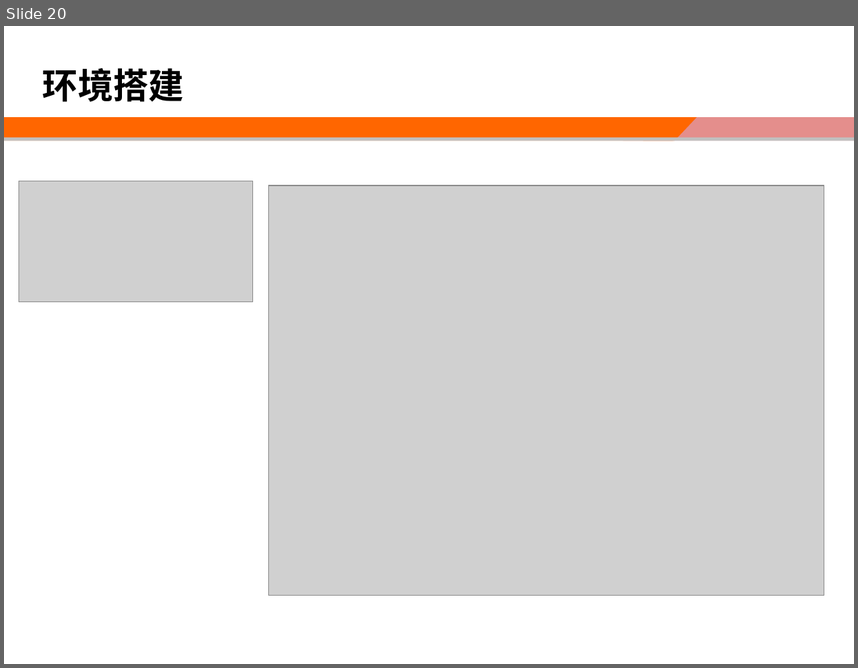
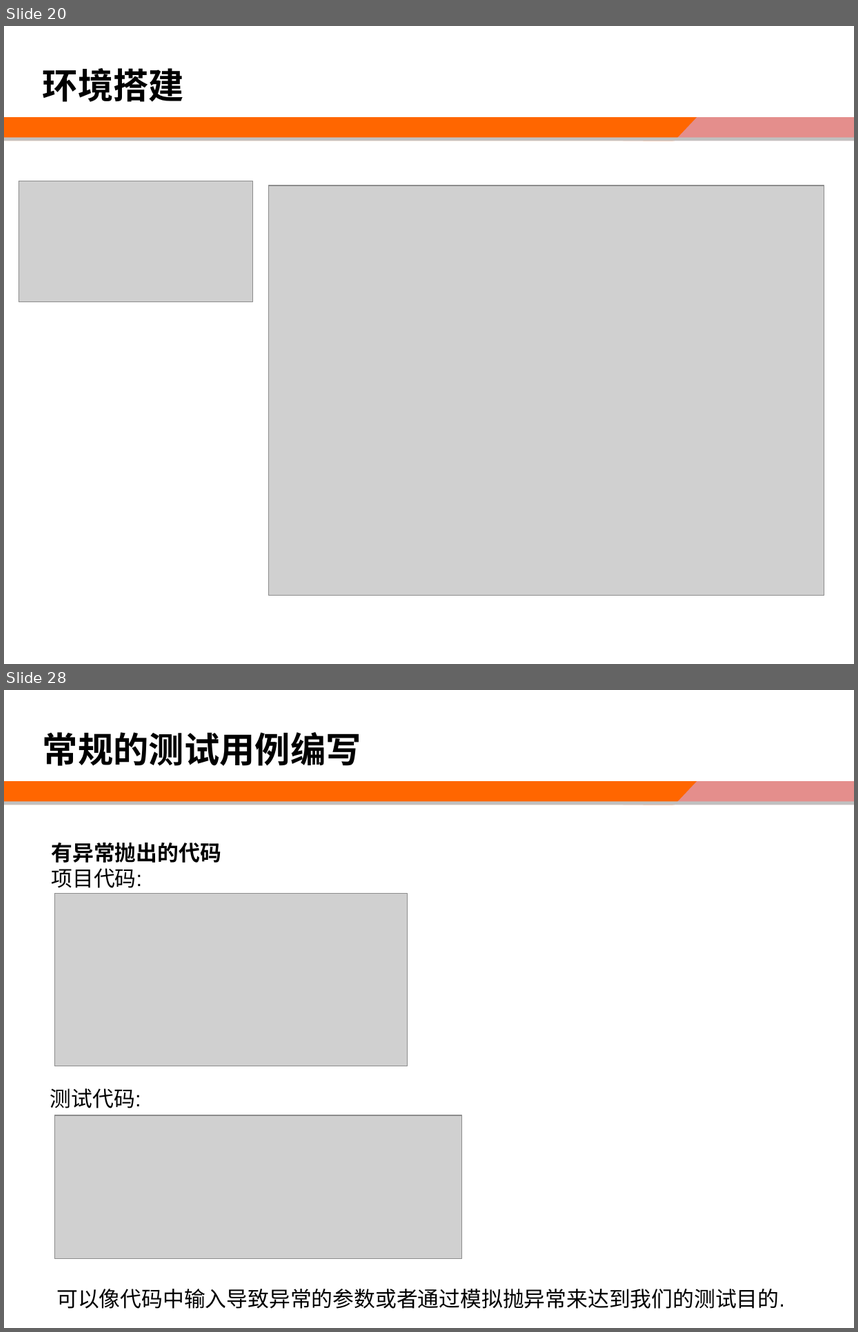
Before and after one commit to zhaosw/doc, a slide deck: 单元测试教程.ppt. Shown one above the other, each under a label of ours: slide 20 before the commit, slides 20 and 28 after it; the slides between them are not shown. The pictures are 858x668 and 858x1332 pixels, drawn with LibreOffice and Linux fonts; fonts in the diff are those of the drawing; grey boxes stand for pictures; background and template pictures are left out. Boxes give left, top, right and bottom in pixels: in the first picture for what was removed or moved away, otherwise in the second. Text is boxed around its words. In the diff, an @@ line names an element or a change of style, - is before the commit and + after.

```diff
--- a/单元测试教程.ppt
+++ b/单元测试教程.ppt
@@ slide 28 added at <box>4,690,854,1328</box>, background #FFFFFF; not listed: 4 template elements that a slide beside it also shows @@
@@ text added at <box>43,732,361,766</box>, 30 pt, text #000000, bold @@
+常规的测试用例编写
@@ text added at <box>52,842,221,888</box>, 18 pt, text #000000, bold @@
+有异常抛出的代码
+项目代码:
@@ picture added at <box>55,893,408,1066</box> @@
@@ text added at <box>50,1088,141,1108</box>, 18 pt, text #000000 @@
+测试代码:
@@ picture added at <box>55,1115,462,1259</box> @@
@@ text added at <box>56,1288,785,1308</box>, 18 pt, text #000000 @@
+可以像代码中输入导致异常的参数或者通过模拟抛异常来达到我们的测试目的.
```
Also in this commit, not shown: 7 slides changed, 11 other slides added, 2 slides removed.
